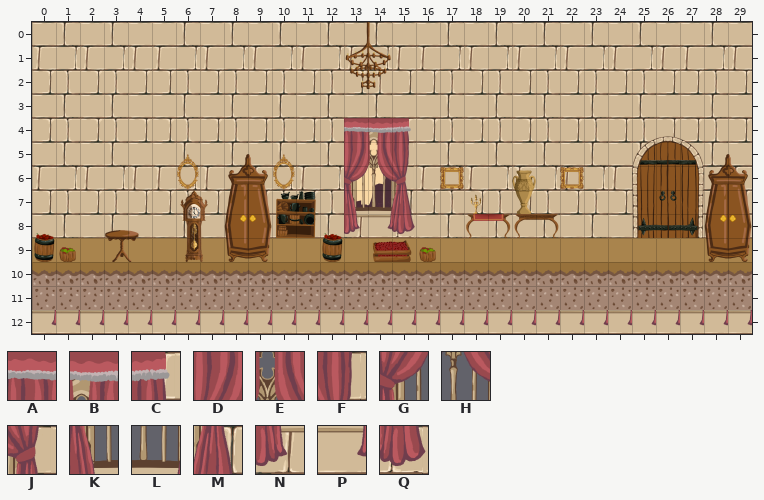
Two states of a Tiled map, Assets/Maps/Castle_Room_Storage.tmx. The picture above was drawn from the file before the commit.
Cells are 128x128 px. Shown: x 0..29, y 0..12. Tiles whose own drawing changed are shown in their newer look in all pictures.
Key: from "Atlas_Hab_02": A 5, B 6, C 7, D 13, E 14, F 15, G 21, H 22, J 23, K 29, L 30, M 31, N 37, P 38, Q 39.
_ is an empty cell.
Layers that did not change in this view are not listed.
Layer "Ventana" before, first column x 0:
 0 ______________________________
 1 ______________________________
 2 ______________________________
 3 ______________________________
 4 _____________ABC______________
 5 _____________DEF______________
 6 _____________GHJ______________
 7 _____________KLM______________
 8 _____________NPQ______________
 9 ______________________________
10 ______________________________
11 ______________________________
12 ______________________________
New version:
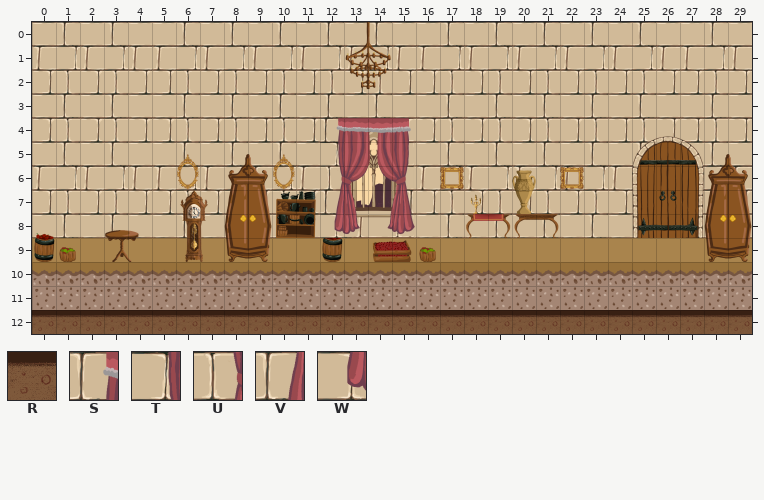
Further tiles: from "Atlas_Exterior_Castillo_Oscuro": R 25; from "Atlas_Hab_02": S 4, T 12, U 20, V 28, W 36.
Change:
{"where": "layer \"Ventana\""}
{"y":4,"x":12,"old":"_","new":"S"}
{"y":5,"x":12,"old":"_","new":"T"}
{"y":6,"x":12,"old":"_","new":"U"}
{"y":7,"x":12,"old":"_","new":"V"}
{"y":8,"x":12,"old":"_","new":"W"}
{"y":12,"x":0,"old":"______________________________","new":"RRRRRRRRRRRRRRRRRRRRRRRRRRRRRR"}
{"label":"added","picture_box":[320,118,344,238]}
{"label":"added","picture_box":[32,310,752,334]}
